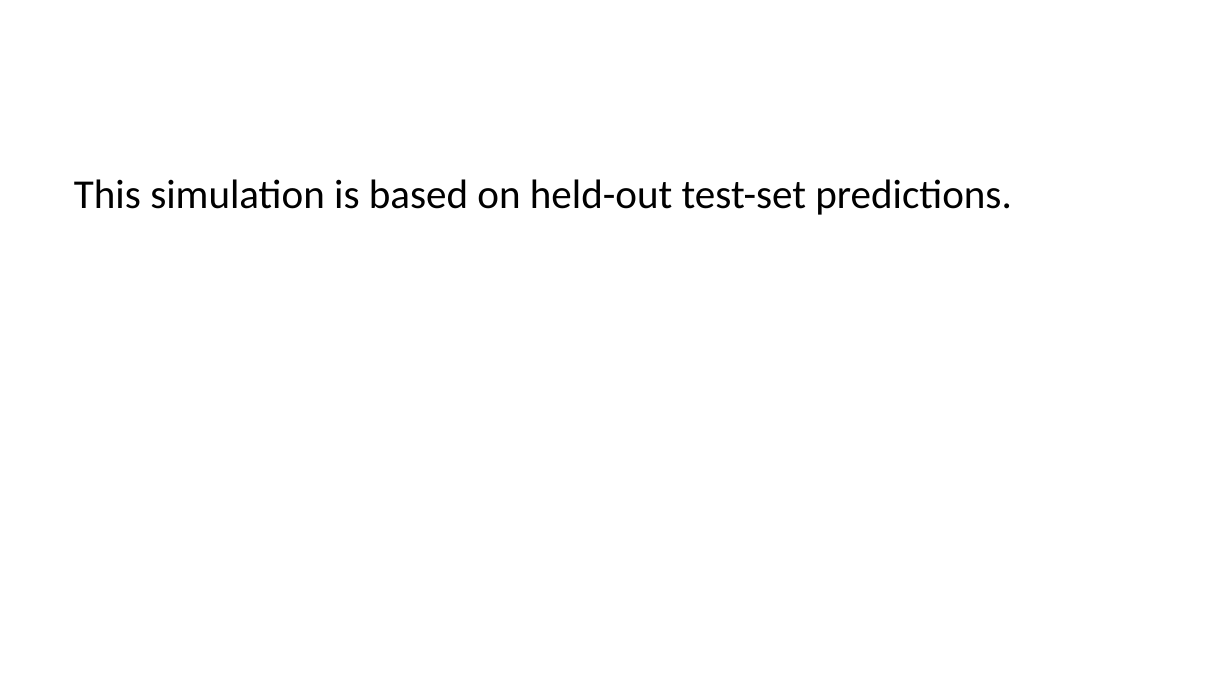
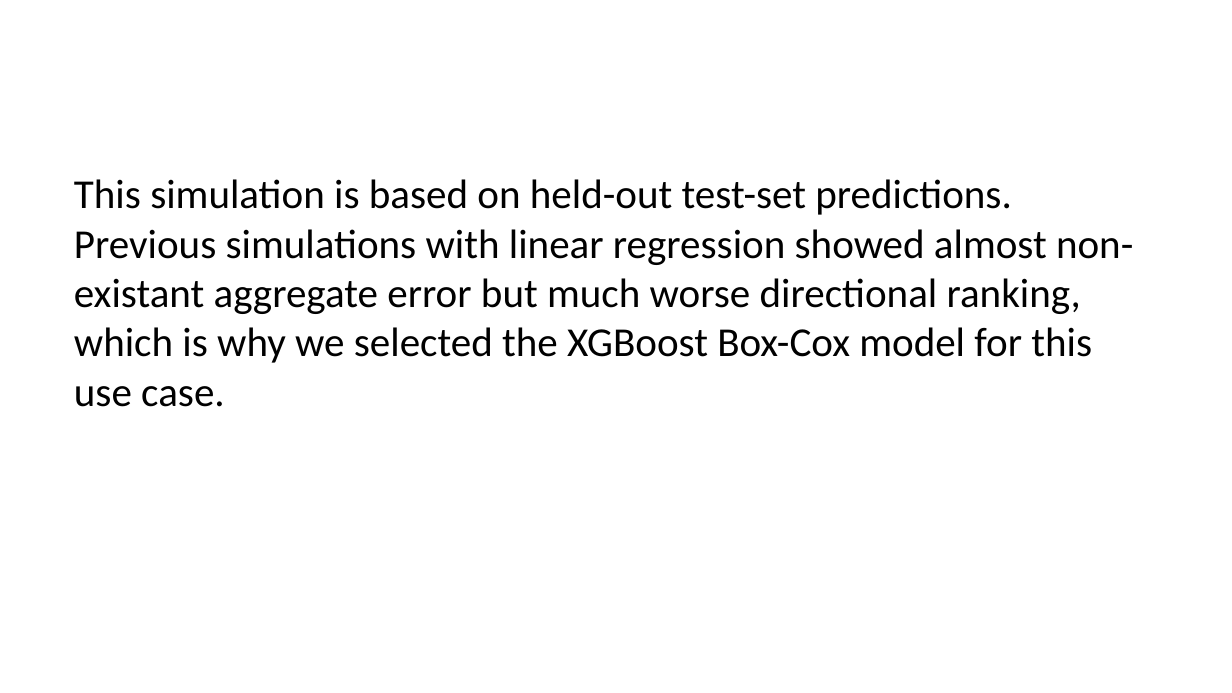
Before and after one commit to mrbungie/mib_cars_analysis, a slide deck: slide 30 of slidedeck/presentation.pptx (slide 22 before the commit). Drawn at 1232x693 pixels with LibreOffice and Linux fonts; fonts in the diff are those of the drawing. Boxes give left, top, right and bottom in pixels: in the first picture for what was removed or moved away, otherwise in the second. Text is boxed around its words. In the diff, an @@ line names an element or a change of style, - is before the commit and + after.

```diff
--- a/slidedeck/presentation.pptx
+++ b/slidedeck/presentation.pptx
@@ text at (74,179,1133,407): text changed @@
-This simulation is based on held-out test-set predictions.
+This simulation is based on held-out test-set predictions. Previous simulations with linear regression showed almost non-existant aggregate error but much worse directional ranking, which is why we selected the XGBoost Box-Cox model for this use case.
```
Also in this commit, not shown: 15 other slides changed, 19 slides added, 4 slides removed, 32 other files.
